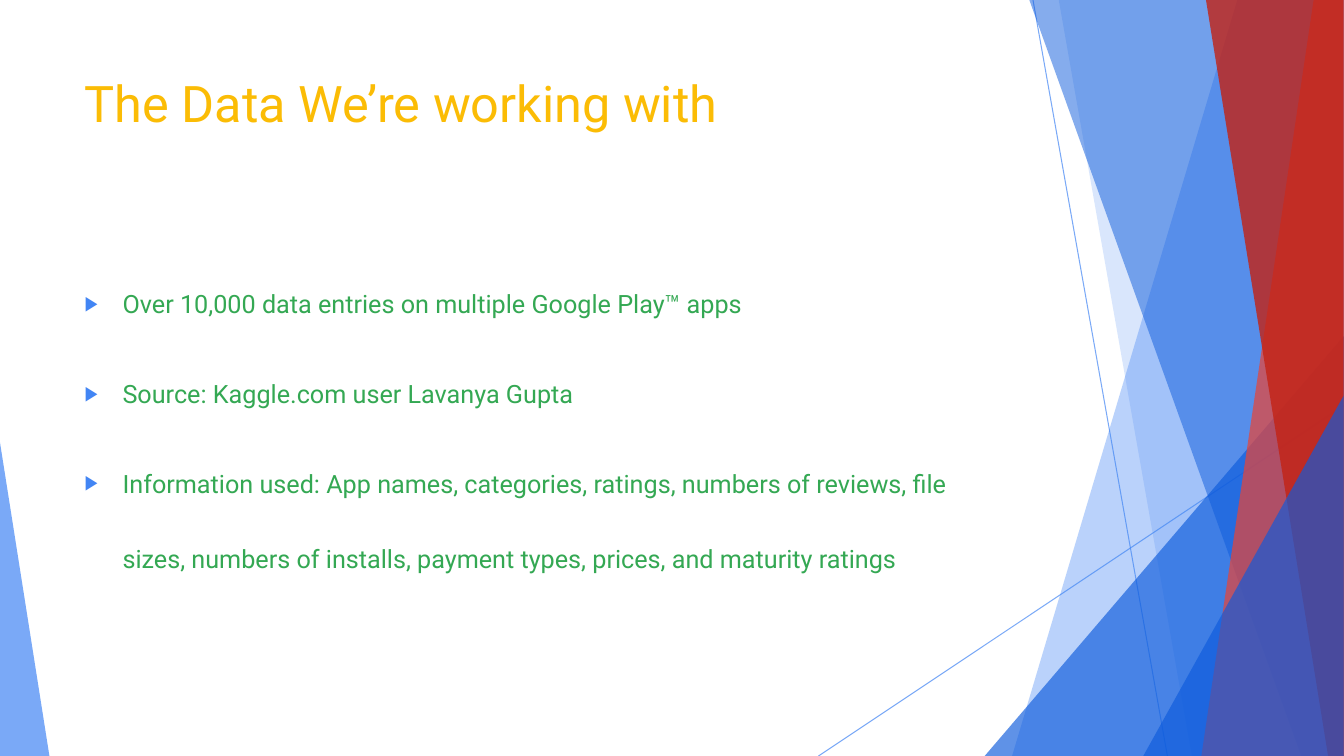
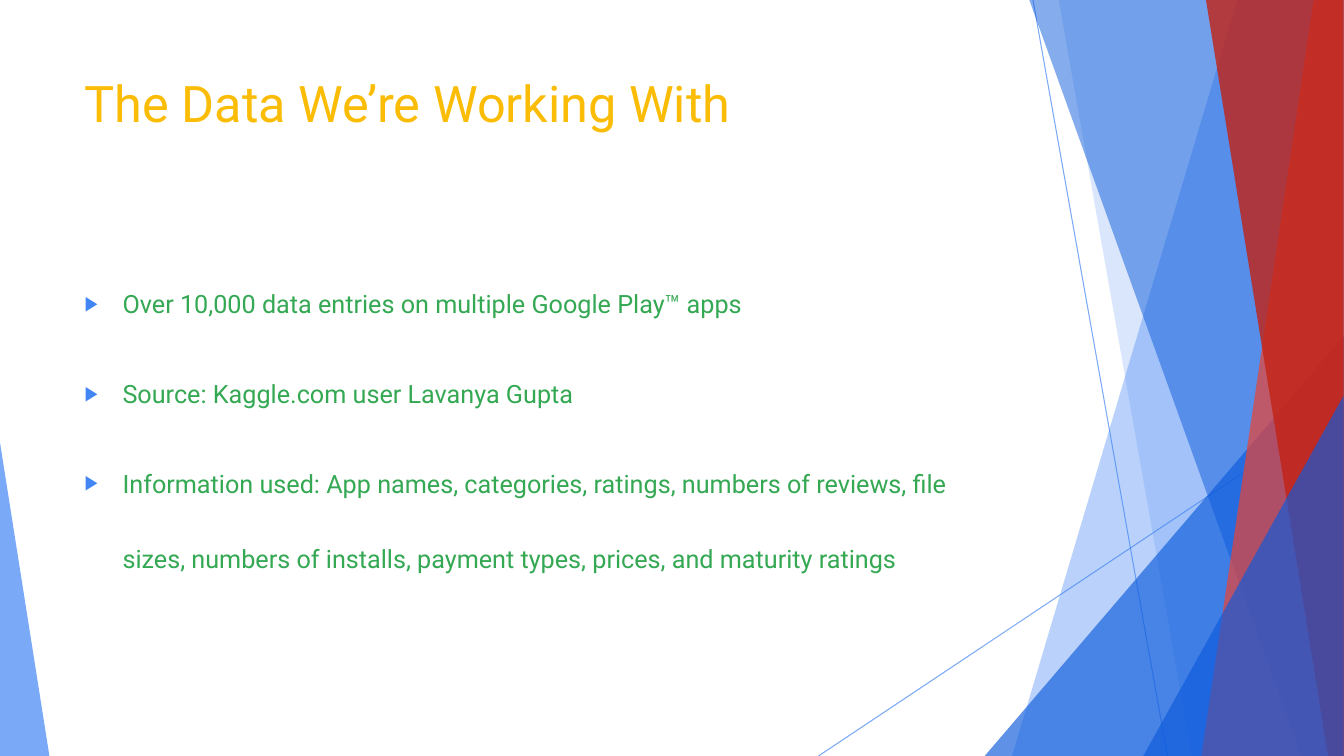
Before and after one commit to KylePeterson623/Project1, a slide deck: slide 4 of Google Play™ Store Analysis.pptx (slide 3 before the commit). Drawn at 1344x756 pixels with LibreOffice and Linux fonts; fonts in the diff are those of the drawing. Boxes give left, top, right and bottom in pixels: in the first picture for what was removed or moved away, otherwise in the second. Text is boxed around its words. In the diff, an @@ line names an element or a change of style, - is before the commit and + after.

Commit message:
Updating powerpoint presentation

```diff
--- a/Google Play™ Store Analysis.pptx
+++ b/Google Play™ Store Analysis.pptx
@@ title at [85,84,730,133]: text changed @@
-The Data We’re working with
+The Data We’re Working With
```
Also in this commit, not shown: 8 other slides changed, 11 slides added, 1 slide removed, 12 other files.
